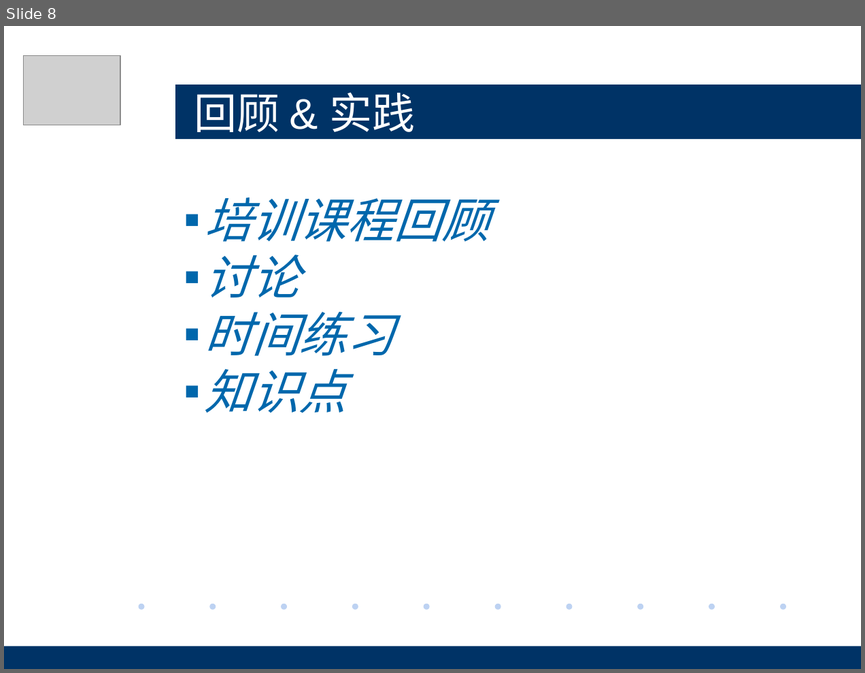
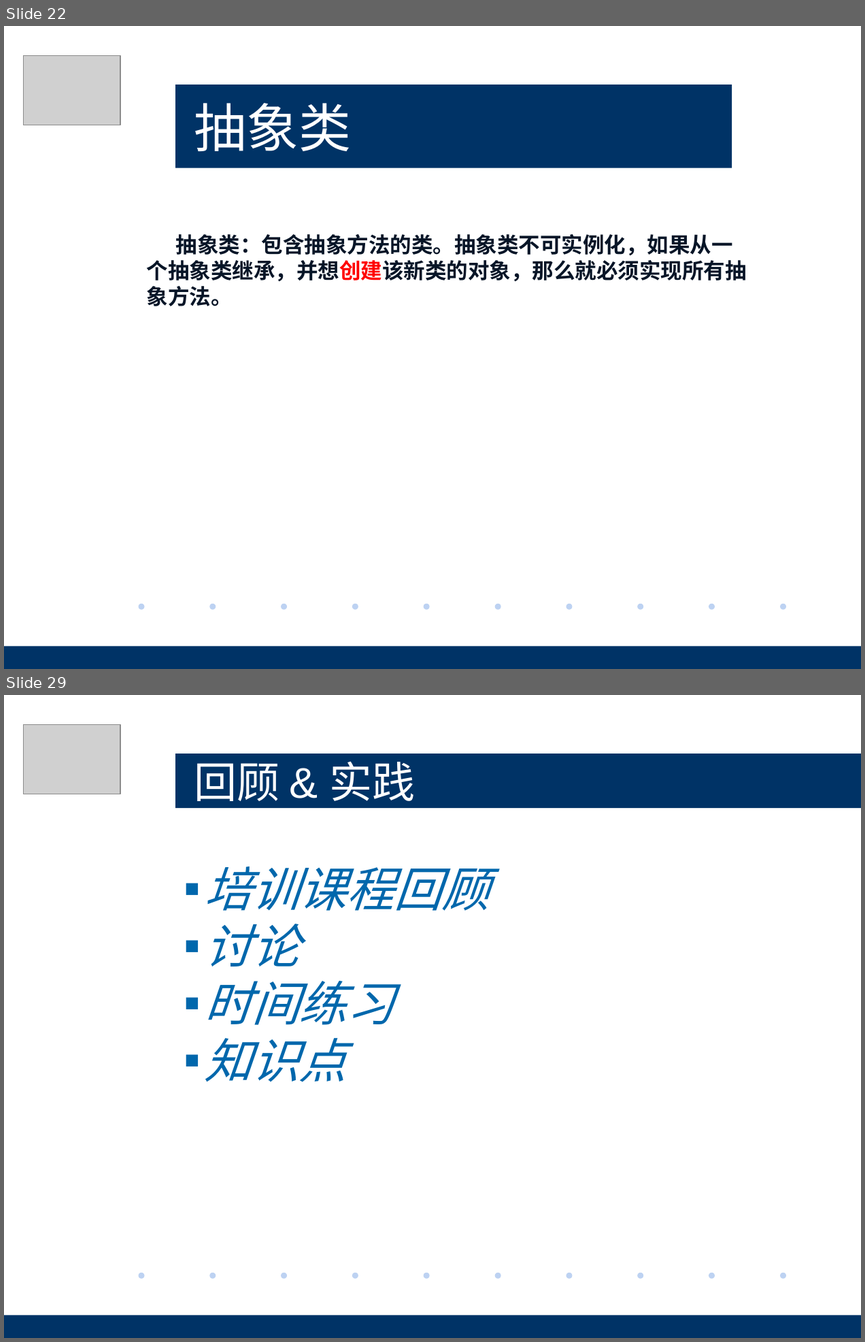
Before and after one commit to pez1420/peixun, a slide deck: Java基础/Java基础培训-基础语法.pptx. Shown one above the other, each under a label of ours: slide 8 before the commit, slides 22 and 29 after it; the slides between them are not shown. The pictures are 865x673 and 865x1342 pixels, drawn with LibreOffice and Linux fonts; fonts in the diff are those of the drawing; grey boxes stand for pictures; background and template pictures are left out. Boxes give left, top, right and bottom in pixels: in the first picture for what was removed or moved away, otherwise in the second. Text is boxed around its words. In the diff, an @@ line names an element or a change of style, - is before the commit and + after.

```diff
--- a/Java基础/Java基础培训-基础语法.pptx
+++ b/Java基础/Java基础培训-基础语法.pptx
@@ slide 22 added at bbox=[4, 26, 861, 669], background #FFFFFF; not listed: 12 template elements that a slide beside it also shows @@
@@ picture added at bbox=[23, 56, 120, 125] @@
@@ title added at bbox=[175, 84, 732, 167], fill #003366, 44 pt, text #FFFFFF @@
+抽象类
@@ text added at bbox=[147, 234, 747, 306], 18 pt, text #071527, bold @@
+抽象类：包含抽象方法的类。抽象类不可实例化，如果从一个抽象类继承，并想创建该新类的对象，那么就必须实现所有抽象方法。
@@ rectangle added at bbox=[718, 651, 861, 669], fill #003366 @@
@@ what was slide 8 is now slide 29 @@
```
Also in this commit, not shown: 1 slide changed, 21 other slides added, 1 slide removed, 3 other files.
